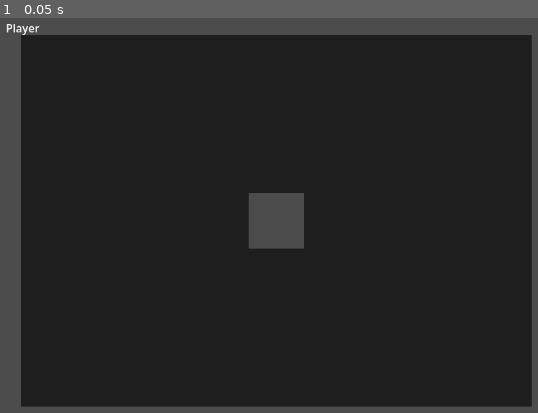
Above: before the commit, frame 1.
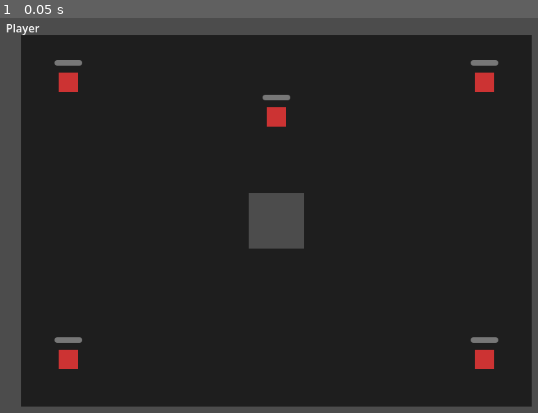
Above: after the commit, the same moment.

Repository: moklem/Roge-Like
Game: Godot game, scene res://scenes/Game.tscn
The game is run twice, just before and just after one commit, with the same random seed, the same clock (stepped at 60 frames per second) and the same inputs. This scene is started directly instead of the project's main scene.
Inputs:
- Up to frame 1 (0.05 s): no input

The runs differ from the first frame. In frame 1, 1.3% of the frame differs, in the area x 10-93%, y 10-89%.
Error before the commit: Parse Error: Cannot infer the type of "dir" variable because the value doesn't have a set type. (res://scenes/Player.gd:129)

Commit message:
fix: orb collection + contact damage + type inference errors
- XpOrb.gd: host player now calls _request_collect() directly (call_remote rpc_id to self is no-op)
- Enemy.gd: fix 'next' type inference (Vector2 explicit annotation)
- Player.gd: fix 'dir' type inference in _try_fire (Vector2 explicit annotation)
- Enemy.tscn: HurtboxArea collision_mask=34 already set by editor (layer 2 players + layer 6 bullets)

Diff:
--- a/scenes/Player.gd
+++ b/scenes/Player.gd
@@ -126,7 +126,7 @@
 	var nearest := _find_nearest_enemy()
 	if nearest == null:
 		return
-	var dir := (nearest.global_position - global_position).normalized()
+	var dir: Vector2 = (nearest.global_position - global_position).normalized()
 	# BulletSpawner lives in Game.gd — Plan 05 adds it to Game.tscn
 	# Only the authority peer fires (already inside is_multiplayer_authority guard in _physics_process)
 	# Per RESEARCH.md architecture: Player calls spawner directly — spawner is host-side
--- a/scenes/enemies/Enemy.gd
+++ b/scenes/enemies/Enemy.gd
@@ -40,7 +40,7 @@
 		$NavigationAgent2D.target_position = target.global_position
 		# Pitfall 1: Check is_navigation_finished() to prevent jitter when adjacent
 		if not $NavigationAgent2D.is_navigation_finished():
-			var next := $NavigationAgent2D.get_next_path_position()
+			var next: Vector2 = $NavigationAgent2D.get_next_path_position()
 			velocity = (next - global_position).normalized() * SPEED
 		else:
 			velocity = Vector2.ZERO
--- a/scenes/pickups/XpOrb.gd
+++ b/scenes/pickups/XpOrb.gd
@@ -13,7 +13,12 @@
 		return
 	# Only the peer who physically stepped on the orb sends the request
 	# (body_entered fires on all peers; peer_id check prevents duplicate RPCs)
-	if body.peer_id == multiplayer.get_unique_id():
+	if body.peer_id != multiplayer.get_unique_id():
+		return
+	if multiplayer.is_server():
+		# Host calls directly — call_remote rpc_id(1) from peer 1 to itself is a no-op in Godot 4
+		_request_collect(name)
+	else:
 		_request_collect.rpc_id(1, name)
 
 @rpc("any_peer", "call_remote", "reliable")
